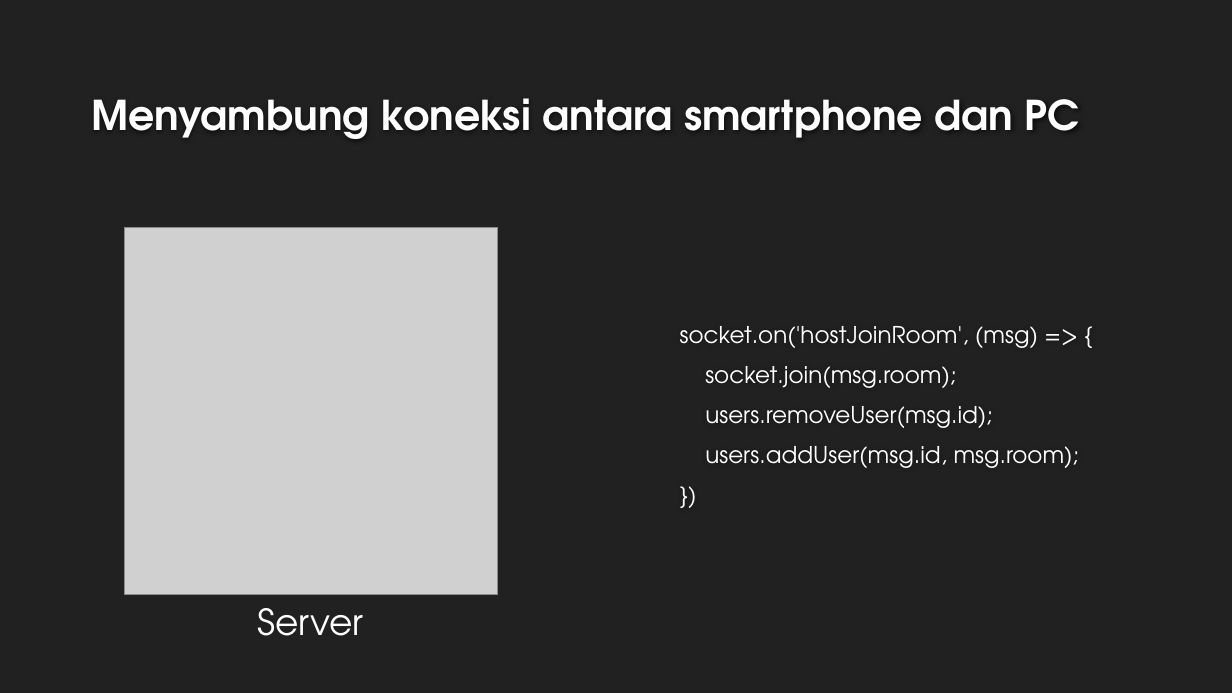
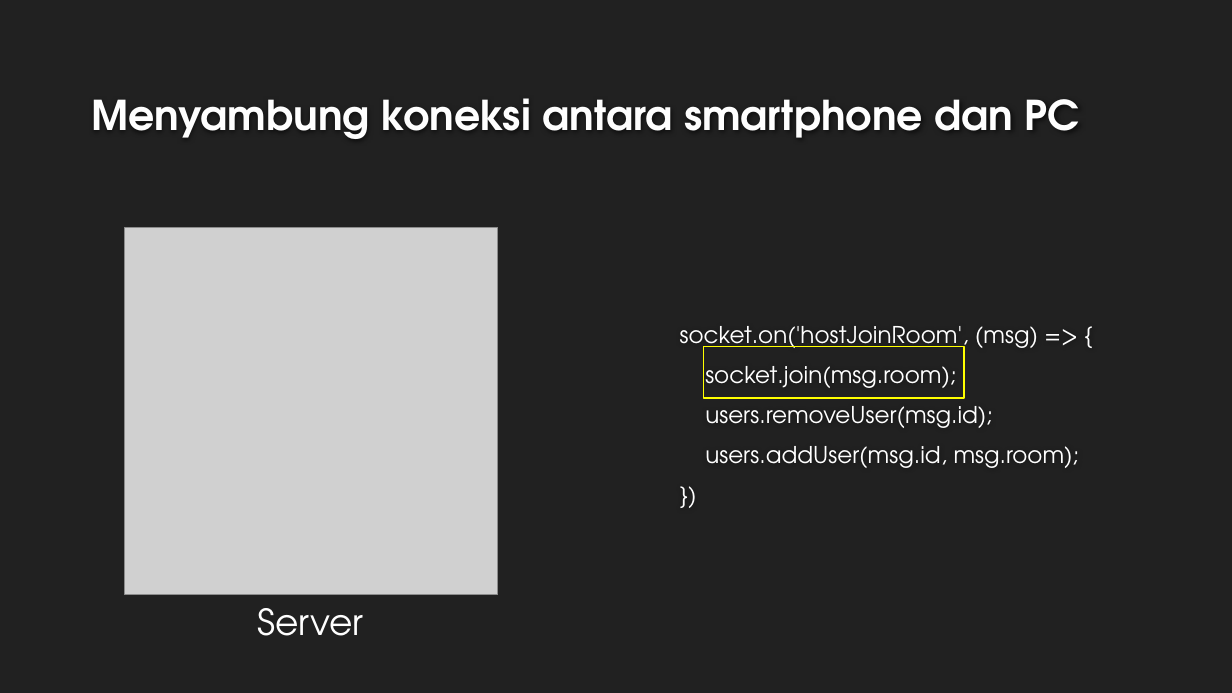
Before and after one commit to priambodop/Skripsi, a slide deck: slide 15 of Slide/slide_sidang.pptx. Drawn at 1232x693 pixels with LibreOffice and Linux fonts; fonts in the diff are those of the drawing; grey boxes stand for pictures; background and template pictures are left out. Boxes give left, top, right and bottom in pixels: in the first picture for what was removed or moved away, otherwise in the second. Text is boxed around its words. In the diff, an @@ line names an element or a change of style, - is before the commit and + after.

```diff
--- a/Slide/slide_sidang.pptx
+++ b/Slide/slide_sidang.pptx
@@ rectangle added at box(703, 347, 964, 398), outline #FFFF00 1.25 pt @@
```
Also in this commit, not shown: 6 other slides changed, 10 slides added, 4 slides removed, 5 other files.
